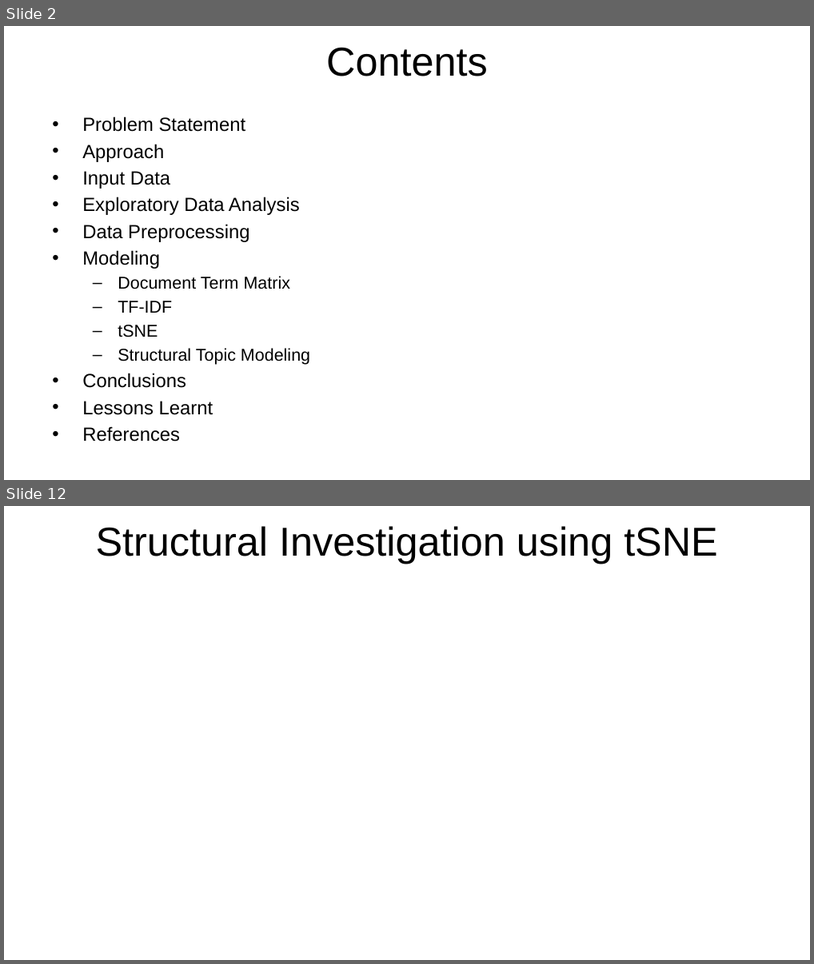
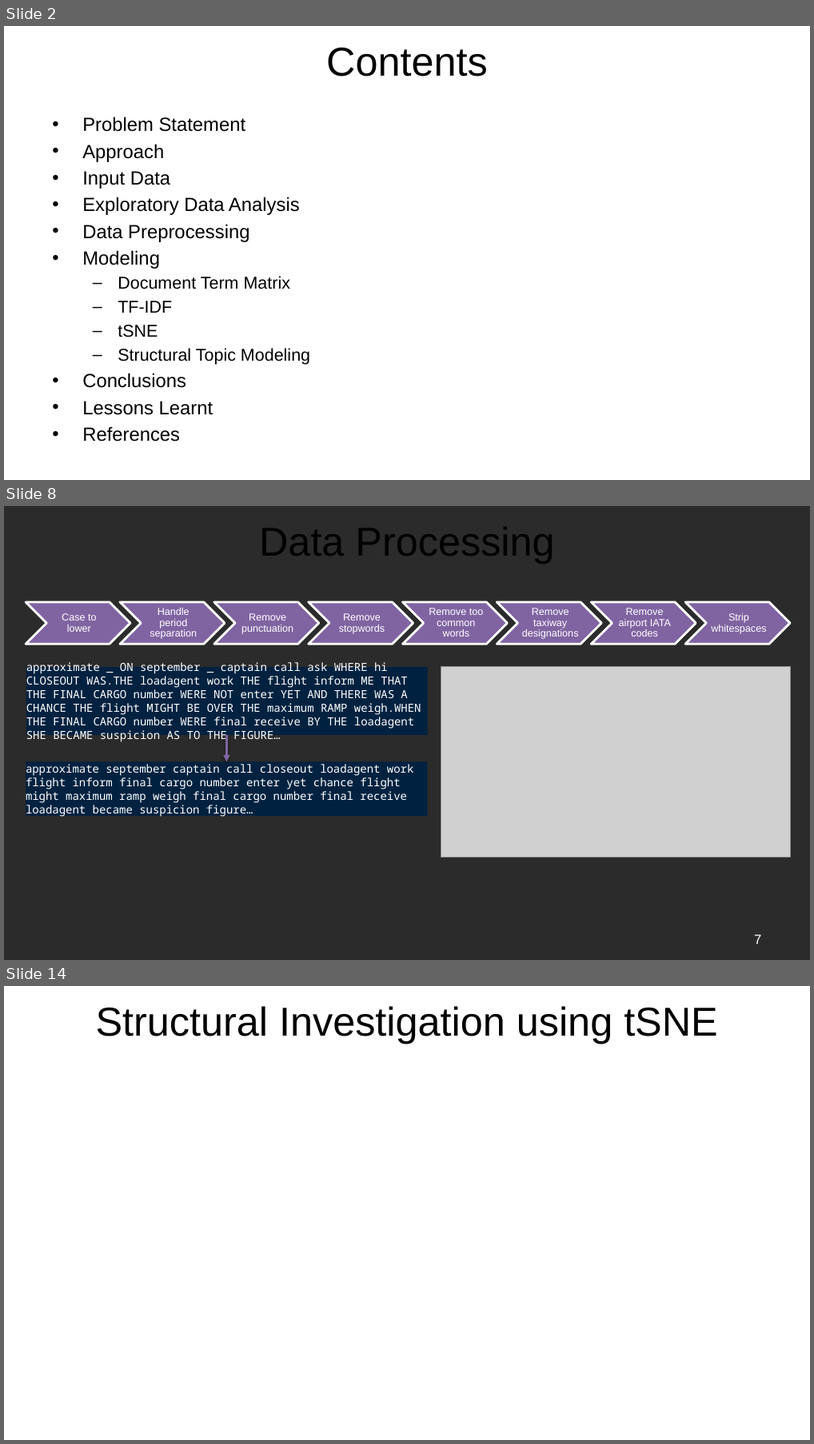
Before and after one commit to rsangole/453_TextAnalysis_FinalProject, a slide deck: reports/Final Report.pptx. Shown one above the other, each under a label of ours: slides 2 and 12 before the commit, slides 2, 8 and 14 after it; the slides between them are not shown. The pictures are 814x964 and 814x1444 pixels, drawn with LibreOffice and Linux fonts; fonts in the diff are those of the drawing; grey boxes stand for pictures; background and template pictures are left out; a plain dark background stands for a picture behind light text. Boxes give left, top, right and bottom in pixels: in the first picture for what was removed or moved away, otherwise in the second. Text is boxed around its words. In the diff, an @@ line names an element or a change of style, - is before the commit and + after.

Commit message:
Overlap checker feature. tsne topic-number search. More report work.

```diff
--- a/reports/Final Report.pptx
+++ b/reports/Final Report.pptx
@@ slide 8 added at <box>4,506,810,960</box>, background picture (left out) @@
@@ title added at <box>259,527,554,564</box>, 36 pt, text #000000 @@
+Data Processing
@@ group added at <box>26,602,790,644</box>: 8 chevrons, 8 texts @@
+Case to lower
+Handle period separation
+Remove punctuation
+Remove stopwords
+Remove too common words
+Remove taxiway designations
+Remove airport IATA codes
+Strip whitespaces
@@ rectangle added at <box>26,667,428,734</box>, fill #002240, 10 pt, text #FFFFFF @@
+approximate _ ON september _ captain call ask WHERE hi CLOSEOUT WAS.THE loadagent work THE flight inform ME THAT THE FINAL CARGO number WERE NOT enter YET AND THERE WAS A CHANCE THE flight MIGHT BE OVER THE maximum RAMP weigh.WHEN THE FINAL CARGO number WERE final receive BY THE loadagent SHE BECAME suspicion AS TO THE FIGURE…
@@ picture added at <box>442,667,791,857</box> @@
@@ arrow added from (226, 735) to (226, 762), #8064A2 2 pt @@
@@ rectangle added at <box>26,762,428,816</box>, fill #002240, 10 pt, text #FFFFFF @@
+approximate september captain call closeout loadagent work flight inform final cargo number enter yet chance flight might maximum ramp weigh final cargo number final receive loadagent became suspicion figure…
@@ page number added at <box>754,934,762,944</box>, 12 pt, text #FFFFFF @@
+7
@@ what was slide 12 is now slide 14 @@
```
Also in this commit, not shown: 3 slides changed, 9 other slides added, 6 slides removed, 5 other files.
